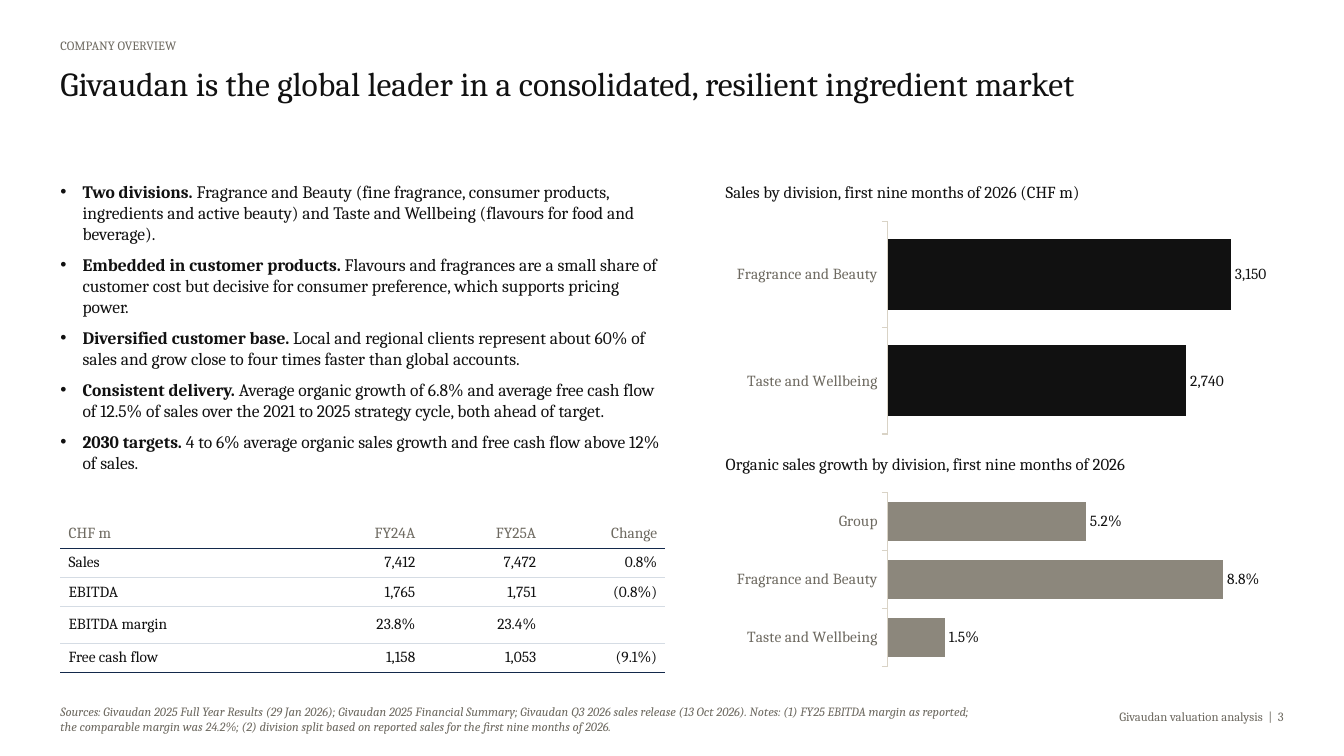
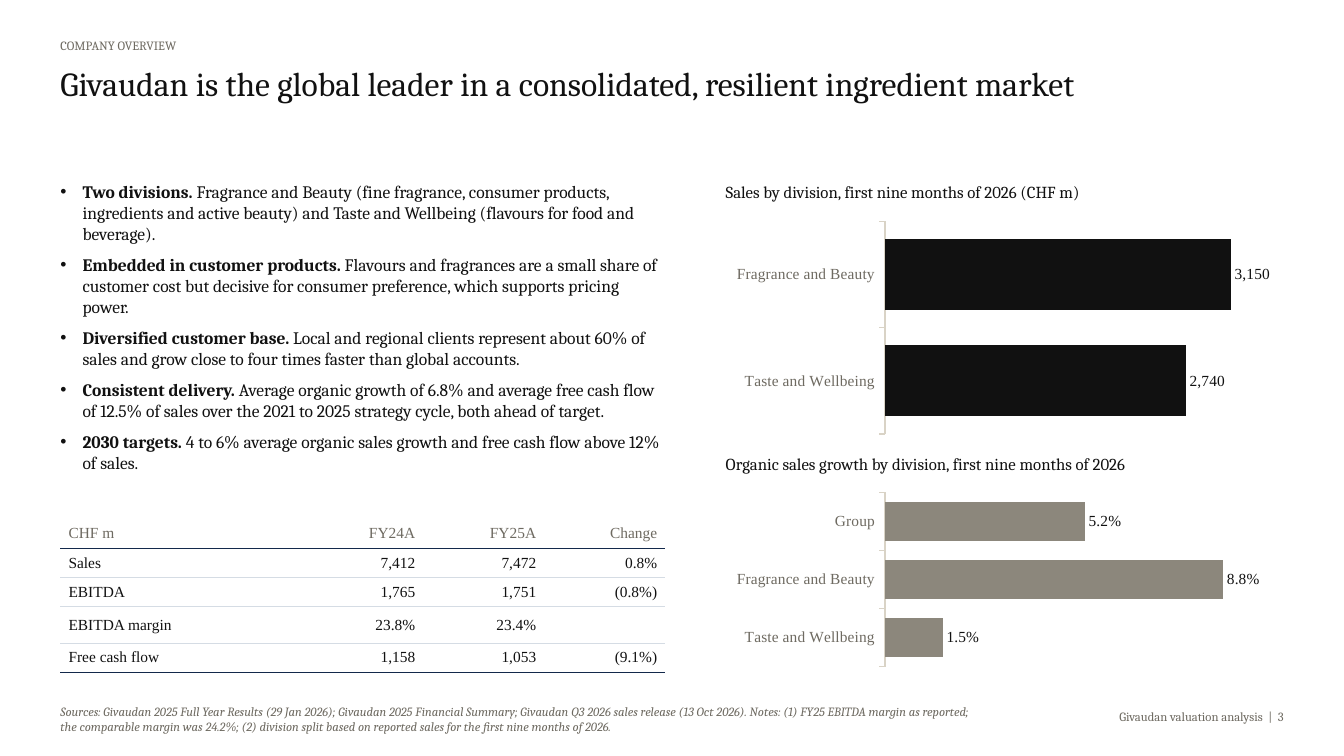
Before and after one commit to pascalielric/financelab, a slide deck: slide 3 of downloads/Givaudan_Valuation_Deck.pptx. Drawn at 1344x756 pixels with LibreOffice and Linux fonts; fonts in the diff are those of the drawing. Boxes give left, top, right and bottom in pixels: in the first picture for what was removed or moved away, otherwise in the second. Text is boxed around its words. In the diff, an @@ line names an element or a change of style, - is before the commit and + after.

```diff
--- a/downloads/Givaudan_Valuation_Deck.pptx
+++ b/downloads/Givaudan_Valuation_Deck.pptx
@@ bar chart at box(726, 217, 1280, 439) @@
@@ lettering changed @@
@@ bar chart at box(726, 489, 1280, 670) @@
@@ lettering changed @@
@@ table at box(60, 519, 665, 669) @@
@@ font Cambria to Times New Roman @@
```
Also in this commit, not shown: 13 other slides changed, 19 other files.
